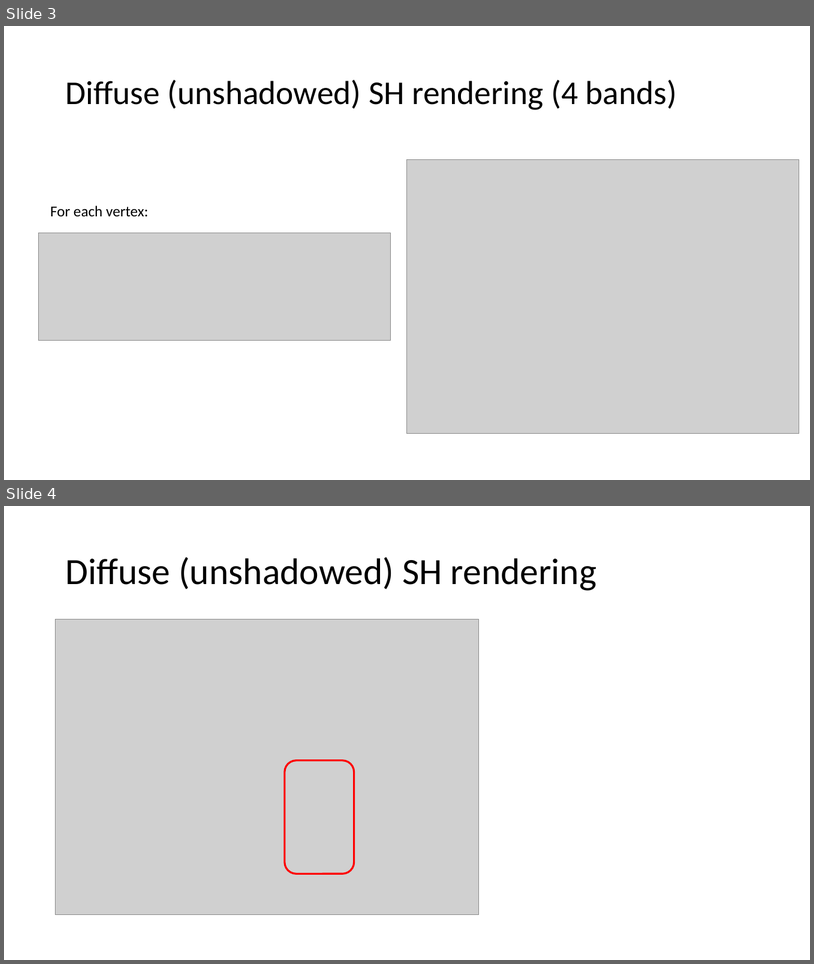
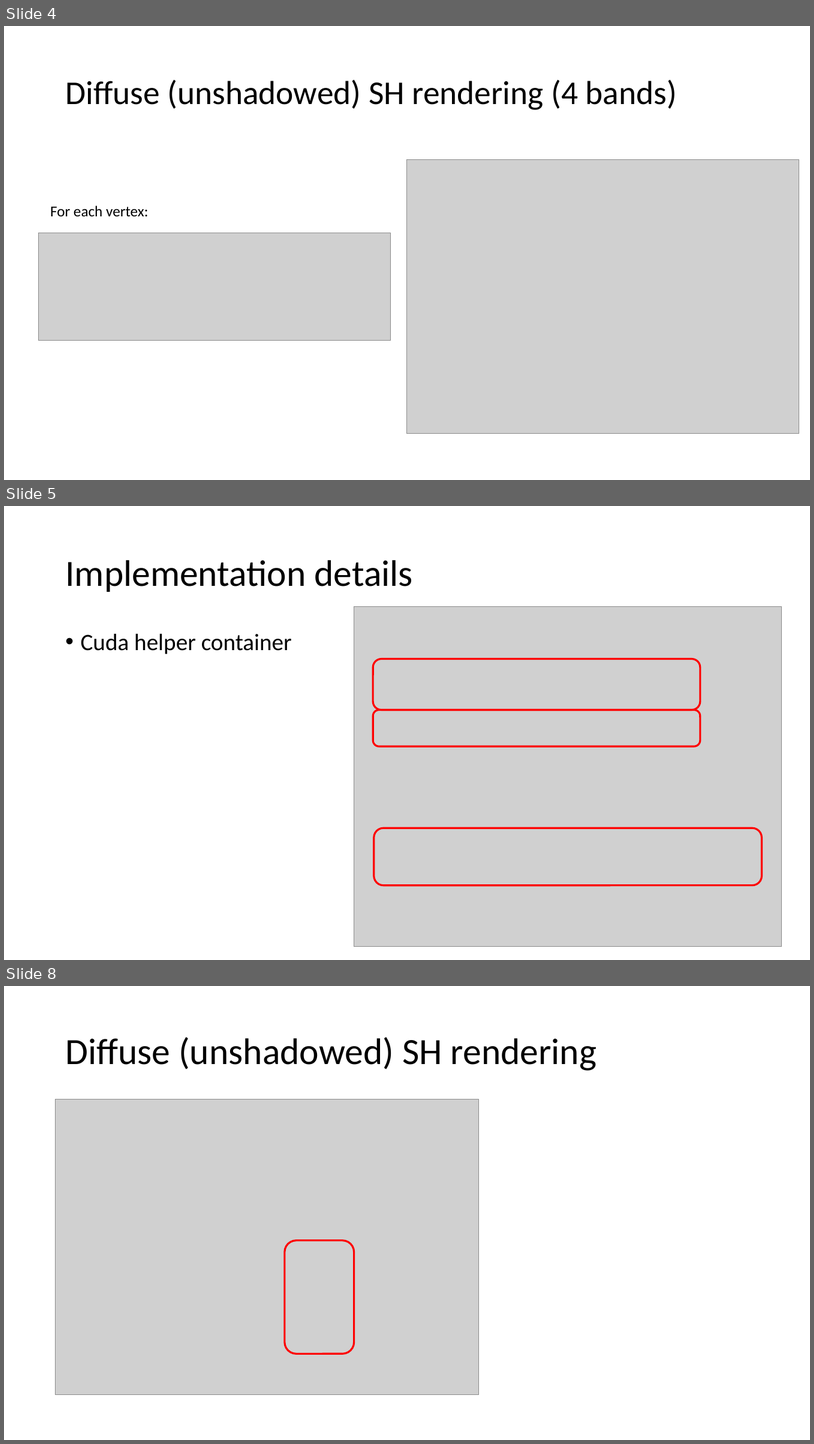
Before and after one commit to ShengCN/Spherical-Harmoincs-Shadows, a slide deck: Checkpoint 2&3.pptx. Shown one above the other, each under a label of ours: slides 3 and 4 before the commit, slides 4, 5 and 8 after it; the slides between them are not shown. The pictures are 814x964 and 814x1444 pixels, drawn with LibreOffice and Linux fonts; fonts in the diff are those of the drawing; grey boxes stand for pictures. Boxes give left, top, right and bottom in pixels: in the first picture for what was removed or moved away, otherwise in the second. Text is boxed around its words. In the diff, an @@ line names an element or a change of style, - is before the commit and + after.

```diff
--- a/Checkpoint 2&3.pptx
+++ b/Checkpoint 2&3.pptx
@@ slide 5 added at bbox=[4, 506, 810, 960], background #FFFFFF @@
@@ title added at bbox=[65, 560, 413, 592], 44 pt, text #000000 @@
+Implementation details
@@ picture added at bbox=[354, 606, 783, 946] @@
@@ text added at bbox=[81, 633, 292, 654], 28 pt, text #000000 @@
+• Cuda helper container
@@ rounded rectangle added at bbox=[373, 658, 700, 709], outline #FF0000 2.25 pt @@
@@ rounded rectangle added at bbox=[373, 710, 700, 746], outline #FF0000 2.25 pt @@
@@ rounded rectangle added at bbox=[374, 828, 762, 885], outline #FF0000 2.25 pt @@
@@ what was slide 3 is now slide 4 @@
@@ what was slide 4 is now slide 8 @@
```
Also in this commit, not shown: 1 slide changed, 4 other slides added, 2 other files.
